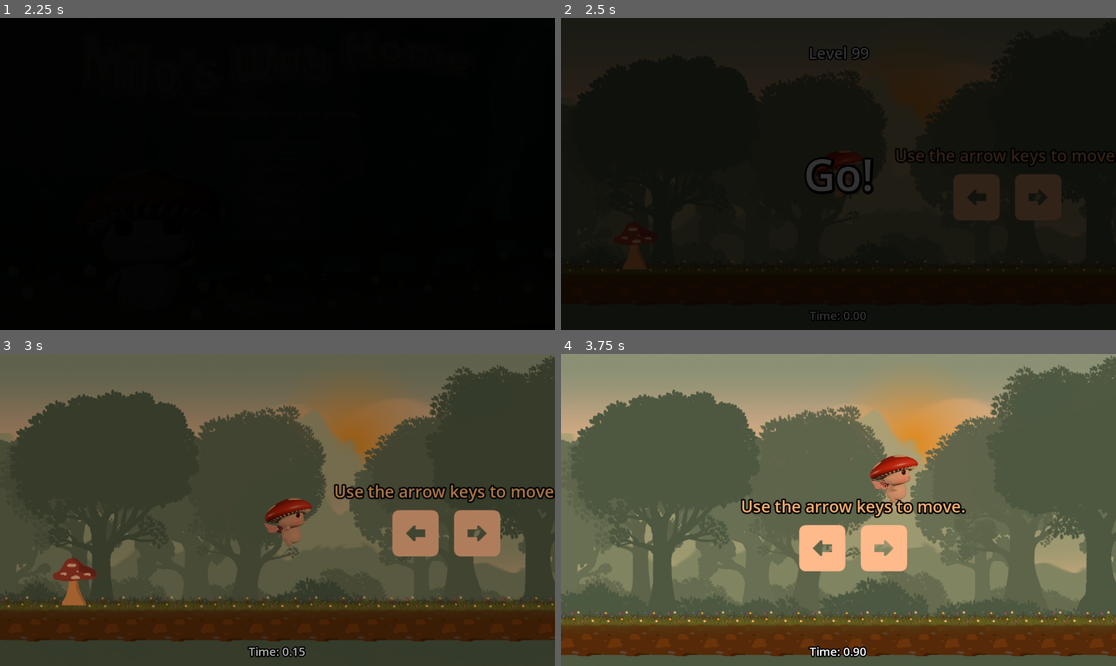
Above: before the commit, frames 1-4 (two rows, left to right).
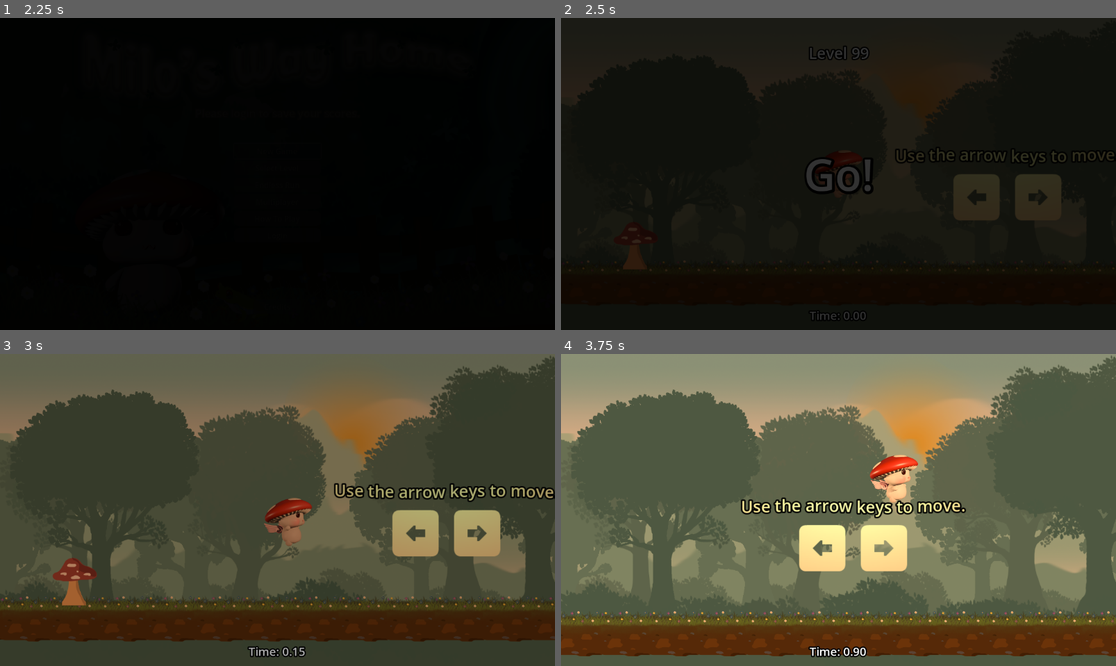
Above: after the commit, the same moments.

Repository: dustngroh/CapstoneProject
Game: Godot game, scene res://scenes/main/Game.tscn
The game is run twice, just before and just after one commit, with the same random seed, the same clock (stepped at 60 frames per second) and the same inputs.
Inputs:
- Up to frame 1 (2.25 s): click "Retry Level" at 0.5 s; click "How To Play" at 1.25 s; click "New Game" at 2 s
- Up to frame 2 (2.5 s): no input
- Up to frame 3 (3 s): tap Space (jump) at 2.75, 2.85 s; hold Right (walk_right) from 2.78 s (still down)
- Up to frame 4 (3.75 s): keep holding Right (walk_right); tap Space (jump) at 3.02, 3.32, 3.5, 3.6 s

Frame 1 is identical in both runs. In frame 2, 0.1% of the frame differs, in the area x 60-100%, y 41-48%; in frame 3, 2.4%; in frame 4, 3.9%, in the area x 32-73%, y 32-70%.

Commit message:
Add text effects and lights to tutorial.

Diff:
--- a/run-game/scenes/levels/alternate_levels/tutorial_level.tscn
+++ b/run-game/scenes/levels/alternate_levels/tutorial_level.tscn
@@ -7,6 +7,7 @@
 [ext_resource type="Theme" uid="uid://p6jcm78toxqj" path="res://assets/themes/tutorial_theme.tres" id="4_cpwgt"]
 [ext_resource type="PackedScene" uid="uid://dwj6wpsg7ppp6" path="res://scenes/entities/obstacles/mushroom_spawner.tscn" id="5_ekb5h"]
 [ext_resource type="PackedScene" uid="uid://vih42f7l4t7b" path="res://scenes/entities/structures/spring.tscn" id="6_xwkxa"]
+[ext_resource type="Texture2D" uid="uid://c8j24cl2brs3l" path="res://assets/2d_lights_and_shadows_neutral_point_light.webp" id="8_i74og"]
 
 [sub_resource type="RectangleShape2D" id="RectangleShape2D_8mlax"]
 size = Vector2(640, 346)
@@ -38,7 +39,70 @@
 tile_map_data = PackedByteArray("AAAvAAEAAAADAAMAAAAuAAEAAAADAAMAAAAtAAEAAAADAAMAAAAsAAEAAQADAAMAAAArAAEAAAADAAMAAAAqAA …(208 unchanged characters)…
 tile_set = ExtResource("2_vrf37")
 
-[node name="ArrowKeysText" type="RichTextLabel" parent="." index="11"]
+[node name="PointLight2D" type="PointLight2D" parent="." index="11"]
+position = Vector2(114, -183.125)
+scale = Vector2(3.53906, 2.21191)
+color = Color(1, 0.952941, 0.690196, 1)
+energy = 0.5
+shadow_enabled = true
+shadow_color = Color(0, 0, 0, 0.535)
+texture = ExtResource("8_i74og")
+
+[node name="PointLight2D2" type="PointLight2D" parent="." index="12"]
+position = Vector2(1580, -159)
+scale = Vector2(3.53906, 2.21191)
+color = Color(1, 0.952941, 0.690196, 1)
+energy = 0.5
+shadow_enabled = true
+shadow_color = Color(0, 0, 0, 0.535)
+texture = ExtResource("8_i74og")
+
+[node name="PointLight2D3" type="PointLight2D" parent="." index="13"]
+position = Vector2(3262, -193)
+scale = Vector2(3.53906, 2.21191)
+color = Color(1, 0.952941, 0.690196, 1)
+energy = 0.5
+shadow_enabled = true
+shadow_color = Color(0, 0, 0, 0.535)
+texture = ExtResource("8_i74og")
+
+[node name="PointLight2D4" type="PointLight2D" parent="." index="14"]
+position = Vector2(4403, -225)
+scale = Vector2(3.53906, 2.21191)
+color = Color(1, 0.952941, 0.690196, 1)
+energy = 0.5
+shadow_enabled = true
+shadow_color = Color(0, 0, 0, 0.535)
+texture = ExtResource("8_i74og")
+
+[node name="PointLight2D5" type="PointLight2D" parent="." index="15"]
+position = Vector2(7643, -218)
+scale = Vector2(3.53906, 2.21191)
+color = Color(1, 0.952941, 0.690196, 1)
+energy = 0.5
+shadow_enabled = true
+shadow_color = Color(0, 0, 0, 0.535)
+texture = ExtResource("8_i74og")
+
+[node name="PointLight2D6" type="PointLight2D" parent="." index="16"]
+position = Vector2(9960, -201)
+scale = Vector2(3.53906, 2.21191)
+color = Color(1, 0.952941, 0.690196, 1)
+energy = 0.5
+shadow_enabled = true
+shadow_color = Color(0, 0, 0, 0.535)
+texture = ExtResource("8_i74og")
+
+[node name="PointLight2D7" type="PointLight2D" parent="." index="17"]
+position = Vector2(11311, -249)
+scale = Vector2(3.53906, 2.21191)
+color = Color(1, 0.952941, 0.690196, 1)
+energy = 0.5
+shadow_enabled = true
+shadow_color = Color(0, 0, 0, 0.535)
+texture = ExtResource("8_i74og")
+
+[node name="ArrowKeysText" type="RichTextLabel" parent="." index="18"]
 offset_left = -174.0
 offset_top = -141.0
 offset_right = 417.0
@@ -46,10 +110,10 @@
 theme = ExtResource("4_cpwgt")
 theme_override_font_sizes/normal_font_size = 34
 bbcode_enabled = true
-text = "[center]Use the arrow keys to move.
-[img]res://assets/ui/keyboard_arrow_left.png[/img][img]res://assets/ui/keyboard_arrow_right.png[/img][/center]"
+text = "[wave][center]Use the arrow keys to move.
+[img color=#faf6d7]res://assets/ui/keyboard_arrow_left.png[/img][img color=#faf6d7]res://assets/ui/keyboard_arrow_right.png[/img][/center]"
 
-[node name="SpaceBarText" type="RichTextLabel" parent="." index="12"]
+[node name="SpaceBarText" type="RichTextLabel" parent="." index="19"]
 offset_left = 1301.0
 offset_top = -141.0
 offset_right = 1892.0
@@ -57,10 +121,10 @@
 theme = ExtResource("4_cpwgt")
 theme_override_font_sizes/normal_font_size = 34
 bbcode_enabled = true
-text = "[center]Press the space bar to jump.
-[img]res://assets/ui/keyboard_space.png[/img][/center]"
+text = "[wave][center]Press the space bar to jump.
+[img color=#faf6d7]res://assets/ui/keyboard_space.png[/img][/center]"
 
-[node name="SpaceBarText2" type="RichTextLabel" parent="." index="13"]
+[node name="SpaceBarText2" type="RichTextLabel" parent="." index="20"]
 offset_left = 9669.0
 offset_top = -141.0
 offset_right = 10260.0
@@ -68,10 +132,10 @@
 theme = ExtResource("4_cpwgt")
 theme_override_font_sizes/normal_font_size = 34
 bbcode_enabled = true
-text = "[center]Press Esc anytime to pause or return to the main menu.
-[img]res://assets/ui/keyboard_escape.png[/img][/center]"
+text = "[wave][center]Press Esc anytime to pause or return to the main menu.
+[img color=#faf6d7]res://assets/ui/keyboard_escape.png[/img][/center]"
 
-[node name="CheckpointText" type="RichTextLabel" parent="." index="14"]
+[node name="CheckpointText" type="RichTextLabel" parent="." index="21"]
 offset_left = 3002.0
 offset_top = -141.0
 offset_right = 3593.0
@@ -79,9 +143,9 @@
 theme = ExtResource("4_cpwgt")
 theme_override_font_sizes/normal_font_size = 34
 bbcode_enabled = true
-text = "[center]You'll respawn at checkpoints if you fall![/center]"
+text = "[pulse][center]You'll respawn at checkpoints if you fall![/center]"
 
-[node name="ObstacleText" type="RichTextLabel" parent="." index="15"]
+[node name="ObstacleText" type="RichTextLabel" parent="." index="22"]
 offset_left = 4122.0
 offset_top = -141.0
 offset_right = 4686.0
@@ -89,9 +153,9 @@
 theme = ExtResource("4_cpwgt")
 theme_override_font_sizes/normal_font_size = 34
 bbcode_enabled = true
-text = "[center]Avoid obstacles to keep your speed up![/center]"
+text = "[shake][center]Avoid obstacles to keep your speed up![/center]"
 
-[node name="SpringText" type="RichTextLabel" parent="." index="16"]
+[node name="SpringText" type="RichTextLabel" parent="." index="23"]
 offset_left = 7350.0
 offset_top = -141.0
 offset_right = 7914.0
@@ -99,9 +163,9 @@
 theme = ExtResource("4_cpwgt")
 theme_override_font_sizes/normal_font_size = 34
 bbcode_enabled = true
-text = "[center]Use the spring to bounce up![/center]"
+text = "[wave][center]Use the spring to bounce up![/center]"
 
-[node name="WinText" type="RichTextLabel" parent="." index="17"]
+[node name="WinText" type="RichTextLabel" parent="." index="24"]
 offset_left = 11048.0
 offset_top = -159.0
 offset_right = 11612.0
@@ -109,9 +173,9 @@
 theme = ExtResource("4_cpwgt")
 theme_override_font_sizes/normal_font_size = 34
 bbcode_enabled = true
-text = "[center]Reach the win zone as fast as possible to finish the level![/center]"
+text = "[wave][center]Reach the win zone as fast as possible to finish the level![/center]"
 
-[node name="Area2D" type="Area2D" parent="." index="18"]
+[node name="Area2D" type="Area2D" parent="." index="25"]
 position = Vector2(3884, 289)
 script = ExtResource("3_p7n7n")
 
@@ -119,12 +183,12 @@
 position = Vector2(-39, -336)
 shape = SubResource("RectangleShape2D_8mlax")
 
-[node name="MushroomSpawner" parent="." index="19" instance=ExtResource("5_ekb5h")]
+[node name="MushroomSpawner" parent="." index="26" instance=ExtResource("5_ekb5h")]
 position = Vector2(4044, -47)
 spawn_count = 5
 cooldown = 50.0
 
-[node name="Spring" parent="." index="20" instance=ExtResource("6_xwkxa")]
+[node name="Spring" parent="." index="27" instance=ExtResource("6_xwkxa")]
 position = Vector2(7643, 23)
 
 [connection signal="body_entered" from="Area2D" to="Area2D" method="_on_body_entered"]
Not shown: 1 places in run-game/scenes/levels/alternate_levels/tutorial_level.tscn that only renumber resources
Not shown, changed: docs/index.html
Not shown, changed: docs/index.pck
